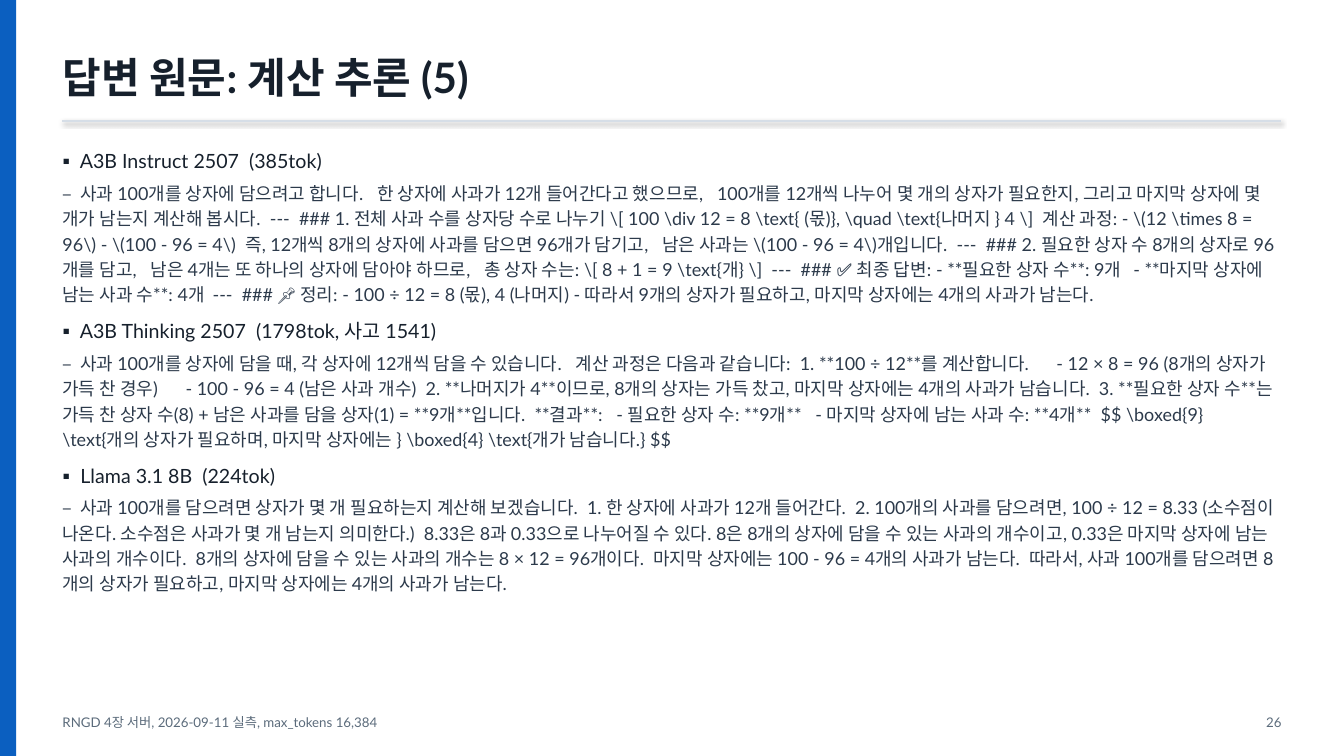
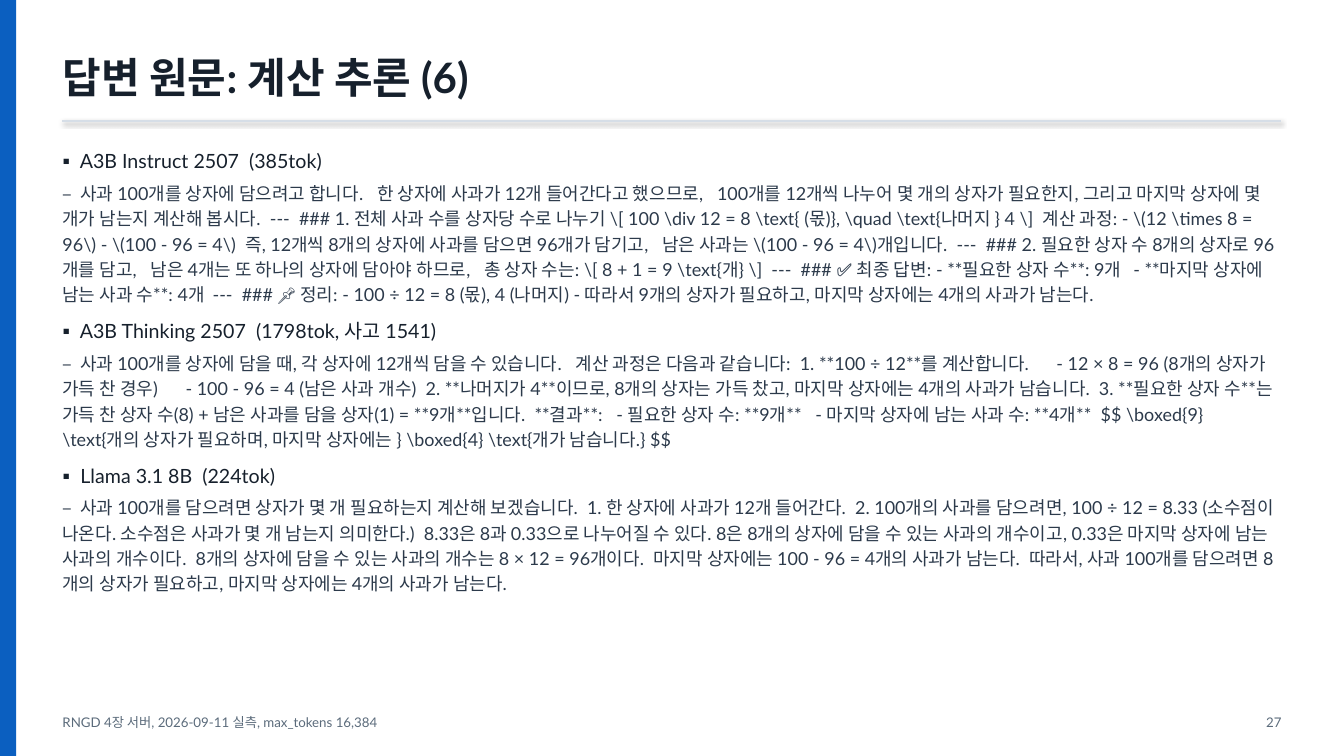
Before and after one commit to SOTA-PNU/RNGD-proj, a slide deck: slide 29 of Model_Benchmark/rngd-npu/bench_prebuilt_vs_custom/모델별-성능정리-2026-09-11.pptx (slide 28 before the commit). Drawn at 1344x756 pixels with LibreOffice and Linux fonts; fonts in the diff are those of the drawing. Boxes give left, top, right and bottom in pixels: in the first picture for what was removed or moved away, otherwise in the second. Text is boxed around its words. In the diff, an @@ line names an element or a change of style, - is before the commit and + after.

```diff
--- a/Model_Benchmark/rngd-npu/bench_prebuilt_vs_custom/모델별-성능정리-2026-09-11.pptx
+++ b/Model_Benchmark/rngd-npu/bench_prebuilt_vs_custom/모델별-성능정리-2026-09-11.pptx
@@ text at box(62, 57, 468, 100): text changed @@
-답변 원문: 계산 추론 (5)
+답변 원문: 계산 추론 (6)
@@ text at box(1266, 717, 1281, 727): text changed @@
-26
+27
```
Also in this commit, not shown: 36 other slides changed, 2 slides added, 19 other files.
